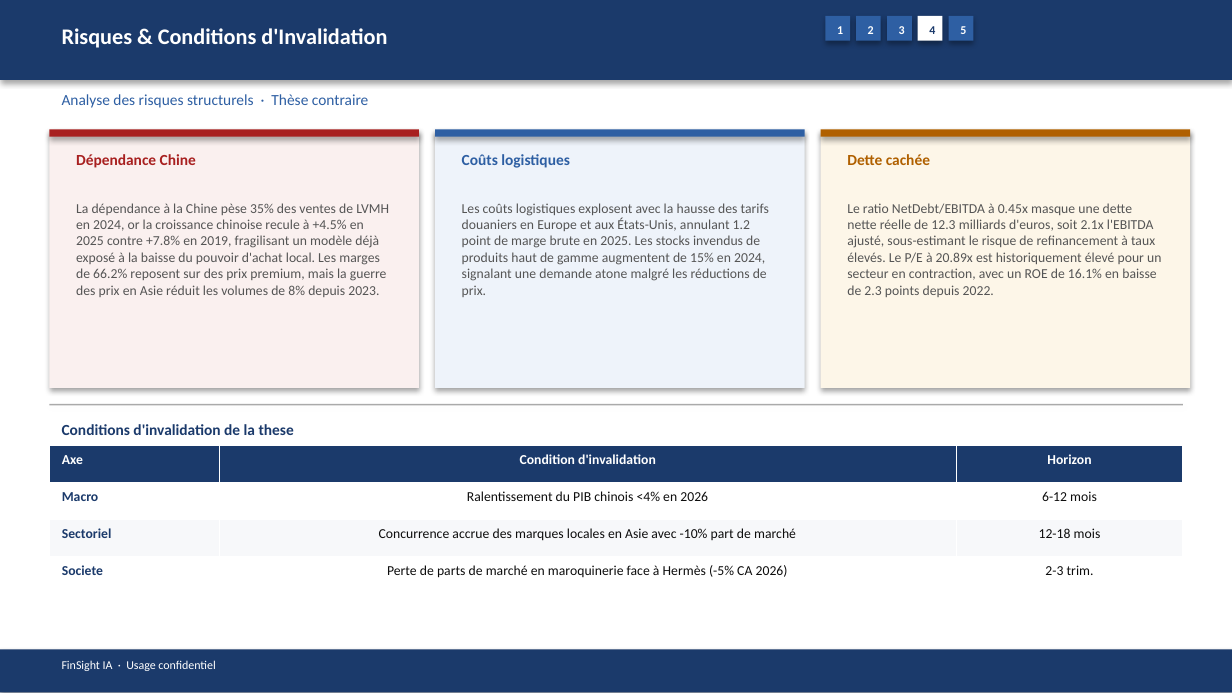
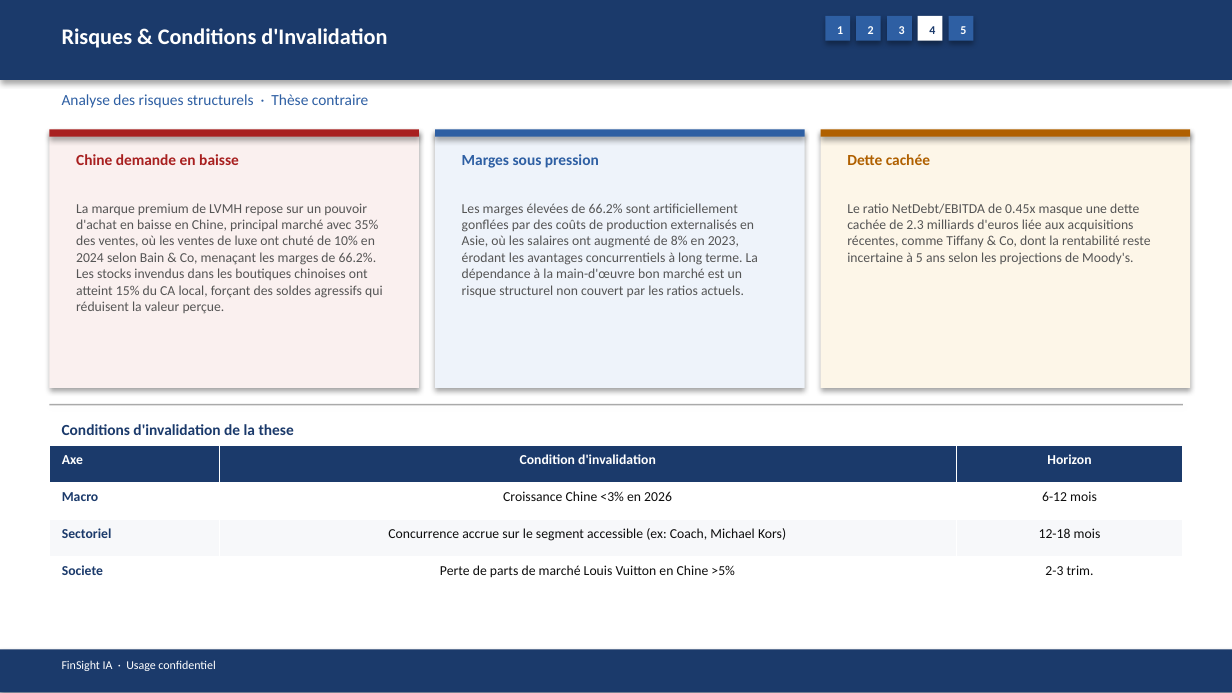
Before and after one commit to baptistejeh07-art/finsight-ia, a slide deck: slide 16 of preview/MC.PA/MC.PA_pitchbook.pptx. Drawn at 1232x693 pixels with LibreOffice and Linux fonts; fonts in the diff are those of the drawing. Boxes give left, top, right and bottom in pixels: in the first picture for what was removed or moved away, otherwise in the second. Text is boxed around its words. In the diff, an @@ line names an element or a change of style, - is before the commit and + after.

```diff
--- a/preview/MC.PA/MC.PA_pitchbook.pptx
+++ b/preview/MC.PA/MC.PA_pitchbook.pptx
@@ text at (x1=76, y1=154, x2=239, y2=165): text changed @@
-Dépendance Chine
+Chine demande en baisse
@@ text at (x1=462, y1=154, x2=599, y2=168): text changed @@
-Coûts logistiques
+Marges sous pression
@@ text at (x1=76, y1=203, x2=383, y2=314): text changed @@
-La dépendance à la Chine pèse 35% des ventes de LVMH en 2024, or la croissance chinoise recule à +4.5% en 2025 contre +7.8% en 2019, fragilisant un modèle déjà exposé à la baisse du pouvoir d'achat local. Les marges de 66.2% reposent sur des prix premium, mais la guerre des prix en Asie réduit les volumes de 8% depuis 2023.
+La marque premium de LVMH repose sur un pouvoir d'achat en baisse en Chine, principal marché avec 35% des ventes, où les ventes de luxe ont chuté de 10% en 2024 selon Bain & Co, menaçant les marges de 66.2%. Les stocks invendus dans les boutiques chinoises ont atteint 15% du CA local, forçant des soldes agressifs qui réduisent la valeur perçue.
@@ text at (x1=462, y1=203, x2=758, y2=297): text changed @@
-Les coûts logistiques explosent avec la hausse des tarifs douaniers en Europe et aux États-Unis, annulant 1.2 point de marge brute en 2025. Les stocks invendus de produits haut de gamme augmentent de 15% en 2024, signalant une demande atone malgré les réductions de prix.
+Les marges élevées de 66.2% sont artificiellement gonflées par des coûts de production externalisés en Asie, où les salaires ont augmenté de 8% en 2023, érodant les avantages concurrentiels à long terme. La dépendance à la main-d'œuvre bon marché est un risque structurel non couvert par les ratios actuels.
@@ text at (x1=847, y1=203, x2=1151, y2=265): text changed @@
-Le ratio NetDebt/EBITDA à 0.45x masque une dette nette réelle de 12.3 milliards d'euros, soit 2.1x l'EBITDA ajusté, sous-estimant le risque de refinancement à taux élevés. Le P/E à 20.89x est historiquement élevé pour un secteur en contraction, avec un ROE de 16.1% en baisse de 2.3 points depuis 2022.
+Le ratio NetDebt/EBITDA de 0.45x masque une dette cachée de 2.3 milliards d'euros liée aux acquisitions récentes, comme Tiffany & Co, dont la rentabilité reste incertaine à 5 ans selon les projections de Moody's.
@@ table at (x1=49, y1=446, x2=1183, y2=594) @@
-row 2, column 2: Ralentissement du PIB chinois <4% en 2026
+row 2, column 2: Croissance Chine <3% en 2026
-row 3, column 2: Concurrence accrue des marques locales en Asie avec -10% part de marché
+row 3, column 2: Concurrence accrue sur le segment accessible (ex: Coach, Michael Kors)
-row 4, column 2: Perte de parts de marché en maroquinerie face à Hermès (-5% CA 2026)
+row 4, column 2: Perte de parts de marché Louis Vuitton en Chine >5%
```
Also in this commit, not shown: 12 other slides changed, 3 other files.
